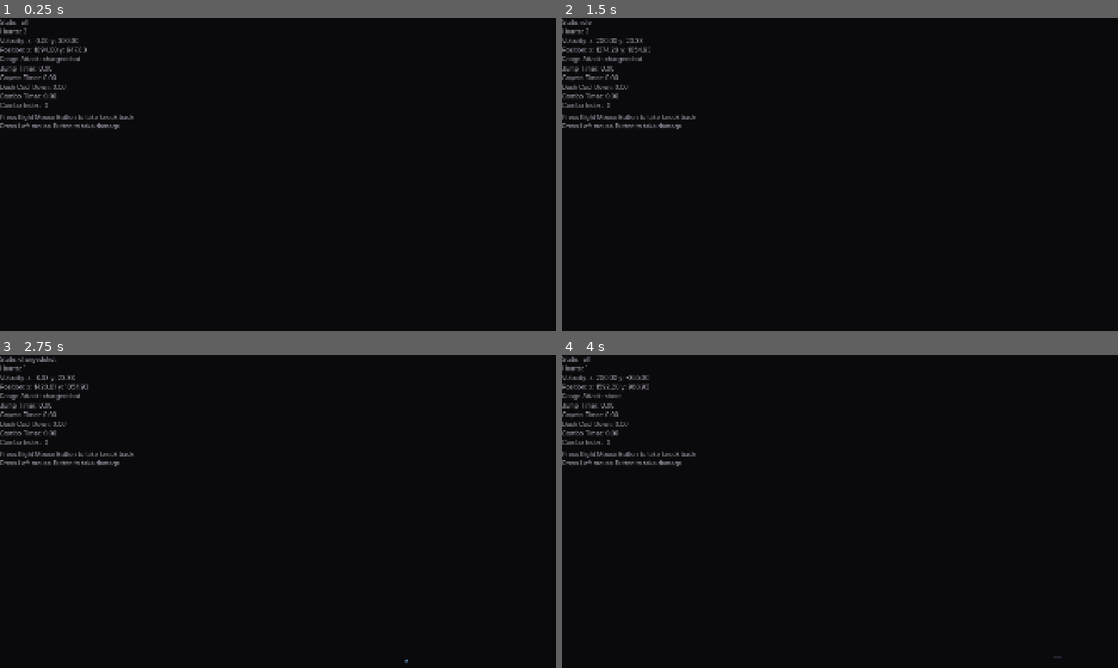
Above: before the commit, frames 1-4 (two rows, left to right).
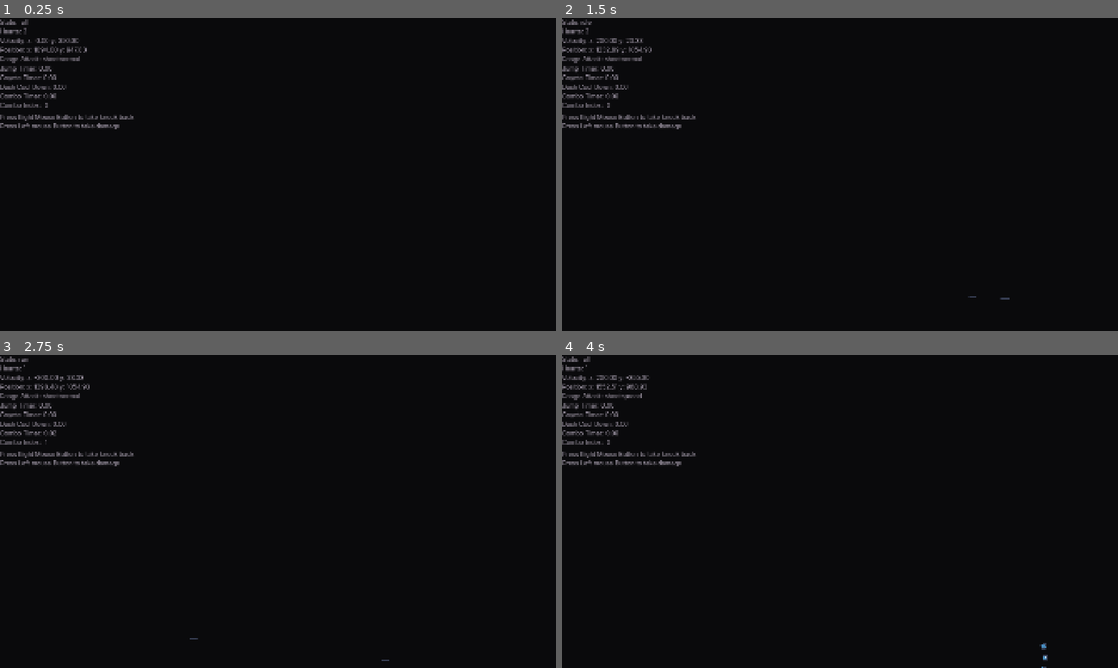
Above: after the commit, the same moments.

Repository: SinaMajdieh/boss-room
Game: Godot game, scene res://scenes/levels/level.tscn
Same seed, same stepped clock (60 frames per second), same inputs: the game is played once before the commit and once after it. Before the commit the project starts from res://scenes/level.tscn. The engine's default icon, where the game draws it, is replaced by a stand-in: a white triangle on a blue panel in a dark square.
Inputs (mouse positions are in pixels of both pictures, inside the frame that each line leads up to):
- Up to frame 1 (0.25 s): no input
- Up to frame 2 (1.5 s): move the mouse to (962, 158) at 0.52 s; hold Right (shoot) 0.53-1.28 s; hold D (move_right) from 0.53 s (still down); click (962, 158) at 0.6 s; tap Space (jump) at 0.77 s; move the mouse to (728, 190) at 1.27 s; tap Right (shoot) at 1.35 s
- Up to frame 3 (2.75 s): tap Space (jump) at 1.52 s; click (166, 527) at 1.55 s; move the mouse to (333, 442) at 2.02 s; release D (move_right) at 2.03 s; hold A (move_left) from 2.03 s (still down); hold Right (shoot) from 2.03 s (still down); right-click (333, 442) at 2.1 s
- Up to frame 4 (4 s): move the mouse to (812, 574) at 2.77 s; release A (move_left) at 2.78 s; release Right (shoot) at 2.78 s; hold D (move_right) from 2.78 s (still down); click (812, 574) at 2.85 s; tap Space (jump) at 3.02, 3.77 s; move the mouse to (1006, 558) at 3.52 s; hold Tab (cycle_attack) from 3.53 s (still down); tap Right (shoot) at 3.8 s

The runs differ from the first frame. In frame 1, less than 0.1% of the frame differs, in the area x 7-15%, y 12-15%; in frame 2, 0.1%; in frame 3, 0.3%, in the area x 3-74%, y 0-99%; in frame 4, 0.2%.

Commit message:
renamed range attack states

Diff:
--- a/scenes/bullet/player_base_bullet.tscn
+++ b/scenes/bullet/player_base_bullet.tscn
@@ -11,7 +11,6 @@
 collision_mask = 6
 script = ExtResource("1_3q2vn")
 damage = 100
-lifetime = 20.0
 
 [node name="Icon" type="Sprite2D" parent="." unique_id=656665598]
 scale = Vector2(0.3, 0.3)
--- a/scenes/player.tscn
+++ b/scenes/player.tscn
@@ -22,10 +22,10 @@
 [ext_resource type="Script" uid="uid://l42xhwl3ax14" path="res://scripts/player/states/shoot.gd" id="17_4r5pv"]
 [ext_resource type="PackedScene" uid="uid://cd37l1vht40qa" path="res://scenes/bullet/player_base_bullet.tscn" id="18_60mlk"]
 [ext_resource type="Script" uid="uid://cs0da4yxpnw6y" path="res://scripts/player/states/fall_no_coyote.gd" id="19_i4ail"]
-[ext_resource type="Script" uid="uid://nvenrkkutn2i" path="res://scripts/player/states/spread_shot.gd" id="20_4ni07"]
+[ext_resource type="Script" uid="uid://nvenrkkutn2i" path="res://scripts/player/states/shoot_spread.gd" id="20_4ni07"]
 [ext_resource type="PackedScene" uid="uid://cg6nb2553020a" path="res://scenes/bullet/player_spread_bullet.tscn" id="21_l71n6"]
 [ext_resource type="PackedScene" uid="uid://cvw5s7owa3ey1" path="res://scenes/bullet/player_round_about_bullet.tscn" id="23_31cv2"]
-[ext_resource type="Script" uid="uid://bmb0ux2kha0f4" path="res://scripts/player/states/charge_shot.gd" id="24_ujl30"]
+[ext_resource type="Script" uid="uid://bmb0ux2kha0f4" path="res://scripts/player/states/shoot_charged.gd" id="24_ujl30"]
 [ext_resource type="PackedScene" uid="uid://ckf7wrtan8x6q" path="res://scenes/bullet/player_charged_bullet_undercharged.tscn" id="25_dt7fs"]
 [ext_resource type="PackedScene" uid="uid://wr48uowejft3" path="res://scenes/bullet/player_charged_bullet_charged.tscn" id="26_wqfne"]
 [ext_resource type="PackedScene" uid="uid://d1er3hs53jmln" path="res://scenes/bullet/player_charged_bullet_explosive.tscn" id="27_wnwbv"]
@@ -231,12 +231,12 @@
 z_index = 1
 collision_mask = 5
 script = ExtResource("1_xhfnw")
-movement = NodePath("PlayerMovement")
-health = NodePath("PlayerHealth")
+movement = NodePath("Movement")
+health = NodePath("Health")
 state_machine = NodePath("StateMachine")
-collision_controller = NodePath("PlayerCollisionController")
+collision_controller = NodePath("CollisionController")
 attack_animation_player = NodePath("Attacks/AttackAnimationPlayer")
-range_attacks = NodePath("PlayerRangeAttacks")
+range_attacks = NodePath("RangeAttacks")
 jump_timer = NodePath("Timers/JumpTimer")
 coyote_timer = NodePath("Timers/CoyoteTimer")
 combo_timer = NodePath("Timers/Combo")
@@ -352,12 +352,11 @@
 disabled = true
 debug_color = Color(0.35686275, 0.17254902, 0.2, 1)
 
-[node name="PlayerRangeAttacks" type="Node" parent="." unique_id=133369786 node_paths=PackedStringArray("attack_states")]
+[node name="RangeAttacks" type="Node" parent="." unique_id=133369786 node_paths=PackedStringArray("attack_states")]
 script = ExtResource("5_4ni07")
-attack_states = [NodePath("../StateMachine/Shoot"), NodePath("../StateMachine/SpreadShot"), NodePath("../StateMachine/RoundAbout"), NodePath("../StateMachine/ChargedShot")]
-current_attack_index = 3
-
-[node name="PlayerCollisionController" type="Node" parent="." unique_id=708365361 node_paths=PackedStringArray("collisions", "hit_boxes")]
+attack_states = [NodePath("../StateMachine/ShootNormal"), NodePath("../StateMachine/ShootSpread"), NodePath("../StateMachine/ShootRoundAbout"), NodePath("../StateMachine/ShootCharged")]
+
+[node name="CollisionController" type="Node" parent="." unique_id=708365361 node_paths=PackedStringArray("collisions", "hit_boxes")]
 script = ExtResource("2_d2wvv")
 collisions = {
 0: NodePath("../DefaultCollision"),
@@ -371,13 +370,13 @@
 }
 metadata/_custom_type_script = "uid://dd03qhd78hq3d"
 
-[node name="PlayerMovement" type="Node" parent="." unique_id=196140328 node_paths=PackedStringArray("player")]
+[node name="Movement" type="Node" parent="." unique_id=196140328 node_paths=PackedStringArray("player")]
 script = ExtResource("4_oprun")
 jump_force = 615.0
 player = NodePath("..")
 metadata/_custom_type_script = "uid://cj1s224kcep31"
 
-[node name="PlayerHealth" type="Node" parent="." unique_id=576709222]
+[node name="Health" type="Node" parent="." unique_id=576709222]
 script = ExtResource("4_3v2ag")
 
 [node name="StateMachine" type="Node" parent="." unique_id=543931232 node_paths=PackedStringArray("initial_state")]
@@ -430,31 +429,31 @@
 player = NodePath("../..")
 metadata/_custom_type_script = "uid://dg6fyq3asbqgo"
 
-[node name="Shoot" type="Node" parent="StateMachine" unique_id=2108704928 node_paths=PackedStringArray("player")]
+[node name="Fall_No_Coyote" type="Node" parent="StateMachine" unique_id=27932359]
+script = ExtResource("19_i4ail")
+metadata/_custom_type_script = "uid://dg6fyq3asbqgo"
+
+[node name="ShootNormal" type="Node" parent="StateMachine" unique_id=2108704928 node_paths=PackedStringArray("player")]
 script = ExtResource("17_4r5pv")
 player_bullet_scene = ExtResource("18_60mlk")
 shoot_cool_down_time = 0.15
 player = NodePath("../..")
 metadata/_custom_type_script = "uid://dg6fyq3asbqgo"
 
-[node name="SpreadShot" type="Node" parent="StateMachine" unique_id=1317234253 node_paths=PackedStringArray("player")]
+[node name="ShootSpread" type="Node" parent="StateMachine" unique_id=1317234253 node_paths=PackedStringArray("player")]
 script = ExtResource("20_4ni07")
 player_bullet_scene = ExtResource("21_l71n6")
 player = NodePath("../..")
 metadata/_custom_type_script = "uid://dg6fyq3asbqgo"
 
-[node name="Fall_No_Coyote" type="Node" parent="StateMachine" unique_id=27932359]
-script = ExtResource("19_i4ail")
-metadata/_custom_type_script = "uid://dg6fyq3asbqgo"
-
-[node name="RoundAbout" type="Node" parent="StateMachine" unique_id=134697461 node_paths=PackedStringArray("player")]
+[node name="ShootRoundAbout" type="Node" parent="StateMachine" unique_id=134697461 node_paths=PackedStringArray("player")]
 script = ExtResource("17_4r5pv")
 player_bullet_scene = ExtResource("23_31cv2")
 shoot_cool_down_time = 0.3
 player = NodePath("../..")
 metadata/_custom_type_script = "uid://dg6fyq3asbqgo"
 
-[node name="ChargedShot" type="Node" parent="StateMachine" unique_id=1842968557 node_paths=PackedStringArray("player")]
+[node name="ShootCharged" type="Node" parent="StateMachine" unique_id=1842968557 node_paths=PackedStringArray("player")]
 script = ExtResource("24_ujl30")
 player_bullet_scene = Array[PackedScene]([ExtResource("25_dt7fs"), ExtResource("26_wqfne"), ExtResource("27_wnwbv")])
 player = NodePath("../..")
--- a/scripts/player/range_attacks.gd
+++ b/scripts/player/range_attacks.gd
@@ -5,7 +5,7 @@
 
 @export var current_attack_index: int = 0
 
-## Cycles to the advance_attack attack state in the array.
+## Manages the player's range attack states, allowing cycling through different attacks and handling input for attack selection.
 func advance_attack() -> void:
     if attack_states.is_empty():
         return
Renamed: scenes/level.tscn -> scenes/levels/level.tscn
Renamed: scripts/player/states/charge_shot.gd -> scripts/player/states/shoot_charged.gd
Renamed: scripts/player/states/charge_shot.gd.uid -> scripts/player/states/shoot_charged.gd.uid
Renamed: scripts/player/states/spread_shot.gd -> scripts/player/states/shoot_spread.gd
Renamed: scripts/player/states/spread_shot.gd.uid -> scripts/player/states/shoot_spread.gd.uid
